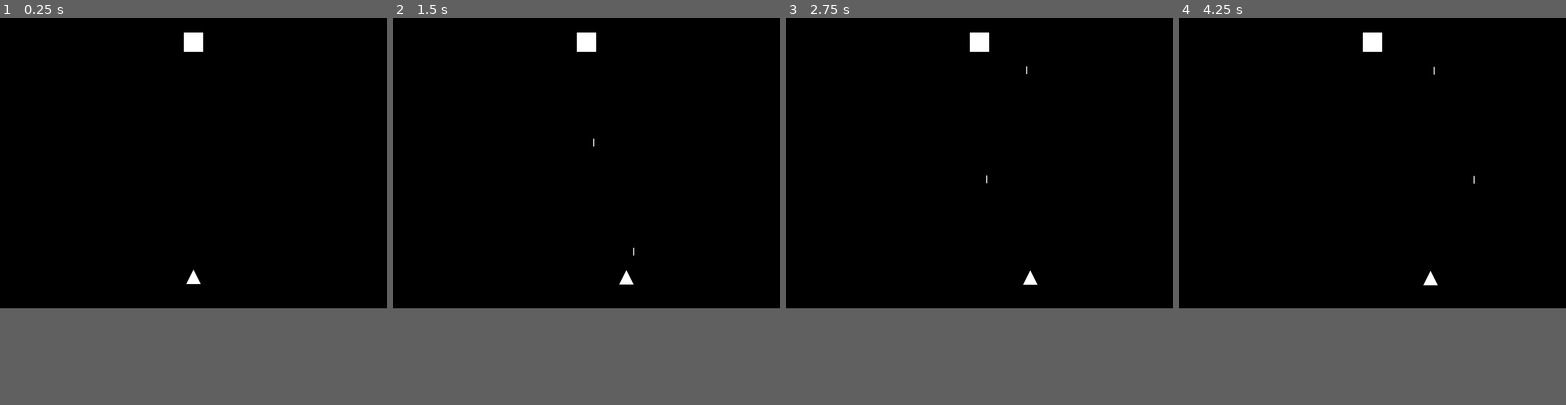
Above: before the commit, frames 1-4 (left to right).
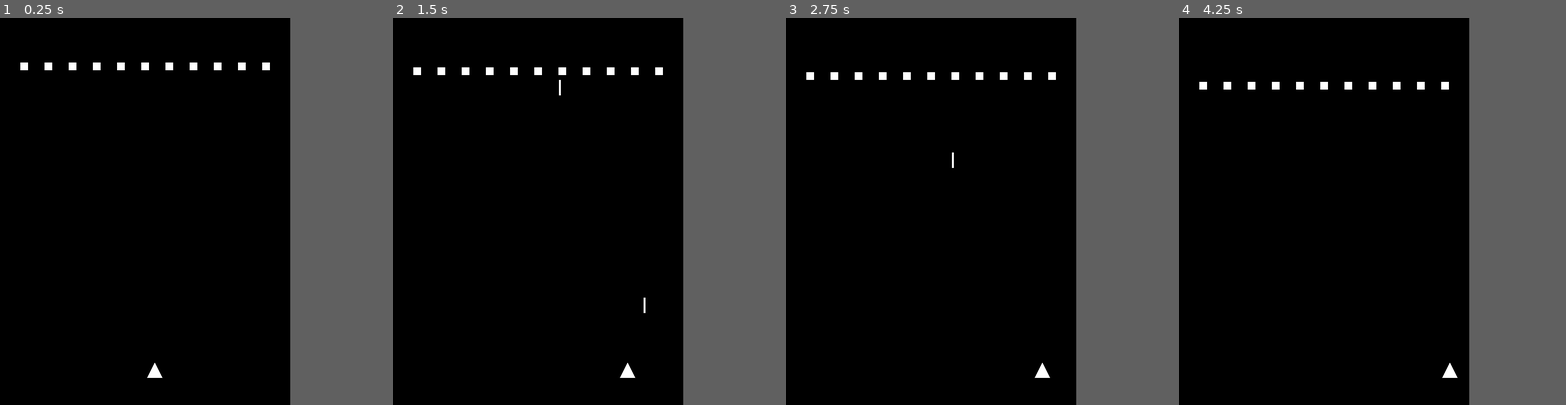
Above: after the commit, the same moments.

Repository: dmnuggins/space_invaders
Game: Godot game, scene res://_scenes/Game.tscn
The game is run twice, just before and just after one commit, with the same random seed, the same clock (stepped at 60 frames per second) and the same inputs.
Inputs:
- Up to frame 1 (0.25 s): no input
- Up to frame 2 (1.5 s): tap Enter at 0.5 s; hold D (right) 0.53-1.28 s; tap Space (shoot) at 0.6, 1.35 s; hold A (left) from 1.28 s (still down)
- Up to frame 3 (2.75 s): release A (left) at 2.03 s; hold D (right) from 2.03 s (still down); tap Space (shoot) at 2.1 s
- Up to frame 4 (4.25 s): tap Space (shoot) at 2.85, 3.6 s; release D (right) at 3.53 s; hold A (left) from 3.53 s (still down)
In our replay, the window is 800x600 before the commit and 600x800 after it. These sizes can differ from the game's own. Grey fills any space a smaller window leaves; there, only what the larger window draws over its background counts as a difference.

The runs differ from the first frame. In frame 1, 0.8% of the frame differs, in the area x 5-70%, y 3-93%; in frame 2, 0.9%; in frame 3, 0.9%; in frame 4, 0.9%.

Commit message:
Added invader entity and automated

Diff:
--- a/_scenes/Enemy.tscn
+++ /dev/null
@@ -1,22 +0,0 @@
-[gd_scene load_steps=3 format=2]
-
-[ext_resource path="res://_scenes/Enemy.gd" type="Script" id=1]
-
-[sub_resource type="RectangleShape2D" id=1]
-extents = Vector2( 40, 40 )
-
-[node name="Enemy" type="KinematicBody2D"]
-script = ExtResource( 1 )
-
-[node name="EnemyCollider" type="CollisionShape2D" parent="."]
-shape = SubResource( 1 )
-
-[node name="ColorRect" type="ColorRect" parent="."]
-anchor_left = 0.5
-anchor_top = 0.5
-anchor_right = 0.5
-anchor_bottom = 0.5
-margin_left = -40.0
-margin_top = -40.0
-margin_right = 40.0
-margin_bottom = 40.0
--- a/_scenes/Game.tscn
+++ b/_scenes/Game.tscn
@@ -1,8 +1,15 @@
-[gd_scene load_steps=4 format=2]
+[gd_scene load_steps=7 format=2]
 
 [ext_resource path="res://_scenes/Player.tscn" type="PackedScene" id=1]
 [ext_resource path="res://_scenes/Game.gd" type="Script" id=2]
-[ext_resource path="res://_scenes/Enemy.tscn" type="PackedScene" id=3]
+[ext_resource path="res://_scenes/Invader.tscn" type="PackedScene" id=3]
+[ext_resource path="res://_scenes/Invaders.gd" type="Script" id=4]
+
+[sub_resource type="RectangleShape2D" id=1]
+extents = Vector2( 8, 400.5 )
+
+[sub_resource type="RectangleShape2D" id=2]
+extents = Vector2( 8, 401 )
 
 [node name="Game" type="Node"]
 script = ExtResource( 2 )
@@ -11,12 +18,78 @@
 anchor_right = 1.0
 anchor_bottom = 1.0
 color = Color( 0, 0, 0, 1 )
-__meta__ = {
-"_edit_group_": true
-}
+
+[node name="UI" type="Control" parent="."]
+anchor_right = 1.0
+anchor_bottom = 1.0
+
+[node name="Score" type="Control" parent="UI"]
+margin_right = 600.0
+margin_bottom = 64.0
+
+[node name="Status" type="Control" parent="UI"]
+margin_top = 752.0
+margin_right = 600.0
+margin_bottom = 800.0
+
+[node name="Node2D" type="Node2D" parent="."]
+
+[node name="Row" type="Node2D" parent="Node2D"]
+script = ExtResource( 4 )
+
+[node name="Invader0" parent="Node2D/Row" instance=ExtResource( 3 )]
+position = Vector2( 50, 100 )
+
+[node name="Invader1" parent="Node2D/Row" instance=ExtResource( 3 )]
+position = Vector2( 100, 100 )
+
+[node name="Invader2" parent="Node2D/Row" instance=ExtResource( 3 )]
+position = Vector2( 150, 100 )
+
+[node name="Invader3" parent="Node2D/Row" instance=ExtResource( 3 )]
+position = Vector2( 200, 100 )
+
+[node name="Invader4" parent="Node2D/Row" instance=ExtResource( 3 )]
+position = Vector2( 250, 100 )
+
+[node name="Invader5" parent="Node2D/Row" instance=ExtResource( 3 )]
+position = Vector2( 300, 100 )
+
+[node name="Invader6" parent="Node2D/Row" instance=ExtResource( 3 )]
+position = Vector2( 350, 100 )
+
+[node name="Invader7" parent="Node2D/Row" instance=ExtResource( 3 )]
+position = Vector2( 400, 100 )
+
+[node name="Invader8" parent="Node2D/Row" instance=ExtResource( 3 )]
+position = Vector2( 450, 100 )
+
+[node name="Invader9" parent="Node2D/Row" instance=ExtResource( 3 )]
+position = Vector2( 500, 100 )
+
+[node name="Invader10" parent="Node2D/Row" instance=ExtResource( 3 )]
+position = Vector2( 550, 100 )
+
+[node name="MoveTimer" type="Timer" parent="Node2D/Row"]
+autostart = true
 
 [node name="Player" parent="." instance=ExtResource( 1 )]
-position = Vector2( 800, 1100 )
+position = Vector2( 320, 744 )
 
-[node name="Enemy" parent="." instance=ExtResource( 3 )]
-position = Vector2( 800, 100 )
+[node name="Bounds" type="Node2D" parent="."]
+
+[node name="LeftBound" type="Area2D" parent="Bounds"]
+
+[node name="LeftBoundCollider" type="CollisionShape2D" parent="Bounds/LeftBound"]
+position = Vector2( 8, 399.5 )
+shape = SubResource( 1 )
+
+[node name="RightBound" type="Area2D" parent="Bounds"]
+
+[node name="RightBoundCollider" type="CollisionShape2D" parent="Bounds/RightBound"]
+position = Vector2( 592, 400 )
+shape = SubResource( 2 )
+
+[connection signal="timeout" from="Node2D/Row/MoveTimer" to="Node2D/Row" method="_on_MoveTimer_timeout"]
+[connection signal="body_entered" from="Bounds/LeftBound" to="Node2D/Row" method="_on_LeftBound_body_entered"]
+[connection signal="body_entered" from="Bounds/RightBound" to="Node2D/Row" method="_on_RightBound_body_entered"]
--- a/_scenes/Enemy.gd
+++ b/_scenes/Invader.gd
@@ -1,6 +1,8 @@
 extends KinematicBody2D
-class_name Enemy
+class_name Invader
 
+signal hit_wall
+signal direction_change
 
 
 # Called when the node enters the scene tree for the first time.
--- /dev/null
+++ b/_scenes/Invader.tscn
@@ -0,0 +1,22 @@
+[gd_scene load_steps=3 format=2]
+
+[ext_resource path="res://_scenes/Invader.gd" type="Script" id=1]
+
+[sub_resource type="RectangleShape2D" id=1]
+extents = Vector2( 8, 8 )
+
+[node name="Invader" type="KinematicBody2D"]
+script = ExtResource( 1 )
+
+[node name="InvaderCollider" type="CollisionShape2D" parent="."]
+shape = SubResource( 1 )
+
+[node name="ColorRect" type="ColorRect" parent="."]
+anchor_left = 0.5
+anchor_top = 0.5
+anchor_right = 0.5
+anchor_bottom = 0.5
+margin_left = -8.0
+margin_top = -8.0
+margin_right = 8.0
+margin_bottom = 8.0
--- /dev/null
+++ b/_scenes/Invaders.gd
@@ -0,0 +1,39 @@
+extends Node2D
+
+export var row = 0
+var move_direction = 1
+var move_down_count = 0
+var bound_entered = false
+
+# Called when the node enters the scene tree for the first time.
+func _ready():
+	pass # Replace with function body.
+
+
+# on each timer reset, position of the Invader nodes are moved
+func _on_MoveTimer_timeout():
+	if !bound_entered:
+		update_position()
+	else:
+		move_down()
+		bound_entered = false
+	pass # Replace with function body.
+
+# positional limits 10px (left) 590px (right)
+func update_position():
+	position.x += 10 * move_direction
+	pass
+
+func move_down():
+	position.y += 10
+
+func _on_LeftBound_body_entered(body):
+	move_direction = 1
+	bound_entered = true
+	pass # Replace with function body.
+
+
+func _on_RightBound_body_entered(body):
+	move_direction = -1
+	bound_entered = true
+	pass # Replace with function body.
--- a/_scenes/Laser.gd
+++ b/_scenes/Laser.gd
@@ -19,10 +19,12 @@
 	for slide in get_slide_count():
 		var collision := get_slide_collision(slide)
 
-		if collision.collider is Enemy:
-			print("Enemy HIT")
+		if collision.collider is Invader:
+			print("Invader HIT")
 			laser_hit()
-	pass
+		if collision.collider is Player:
+			print("Player HIT")
+			laser_hit()
 
 func laser_hit():
 	emit_signal("laser_hit")
--- a/_scenes/Player.tscn
+++ b/_scenes/Player.tscn
@@ -8,10 +8,13 @@
 laser = ExtResource( 2 )
 
 [node name="PlayerCollider" type="CollisionPolygon2D" parent="."]
-polygon = PoolVector2Array( -30, 0, 0, -60, 30, 0 )
+position = Vector2( 0, -5.96046e-08 )
+scale = Vector2( 0.552083, 0.552083 )
+polygon = PoolVector2Array( -28.9811, 1.07963e-07, 0, -57.9623, 28.9811, 1.07963e-07 )
 
 [node name="PlayerShape" type="Polygon2D" parent="."]
+scale = Vector2( 0.533333, 0.533333 )
 polygon = PoolVector2Array( -30, 0, 0, -60, 30, 0 )
 
 [node name="Gun" type="Position2D" parent="."]
-position = Vector2( 0, -59 )
+position = Vector2( 0, -64 )
--- /dev/null
+++ b/_scenes/Wall.gd
@@ -0,0 +1,16 @@
+extends Area2D
+class_name Wall
+
+# Declare member variables here. Examples:
+# var a = 2
+# var b = "text"
+
+
+# Called when the node enters the scene tree for the first time.
+func _ready():
+	pass # Replace with function body.
+
+
+# Called every frame. 'delta' is the elapsed time since the previous frame.
+#func _process(delta):
+#	pass
--- a/project.godot
+++ b/project.godot
@@ -10,9 +10,9 @@
 
 _global_script_classes=[ {
 "base": "KinematicBody2D",
-"class": "Enemy",
+"class": "Invader",
 "language": "GDScript",
-"path": "res://_scenes/Enemy.gd"
+"path": "res://_scenes/Invader.gd"
 }, {
 "base": "KinematicBody2D",
 "class": "Laser",
@@ -23,11 +23,17 @@
 "class": "Player",
 "language": "GDScript",
 "path": "res://_scenes/Player.gd"
+}, {
+"base": "Area2D",
+"class": "Wall",
+"language": "GDScript",
+"path": "res://_scenes/Wall.gd"
 } ]
 _global_script_class_icons={
-"Enemy": "",
+"Invader": "",
 "Laser": "",
-"Player": ""
+"Player": "",
+"Wall": ""
 }
 
 [application]
@@ -37,8 +43,8 @@
 
 [display]
 
-window/size/width=1600
-window/size/height=1200
+window/size/width=600
+window/size/height=800
 window/size/resizable=false
 
 [gui]
